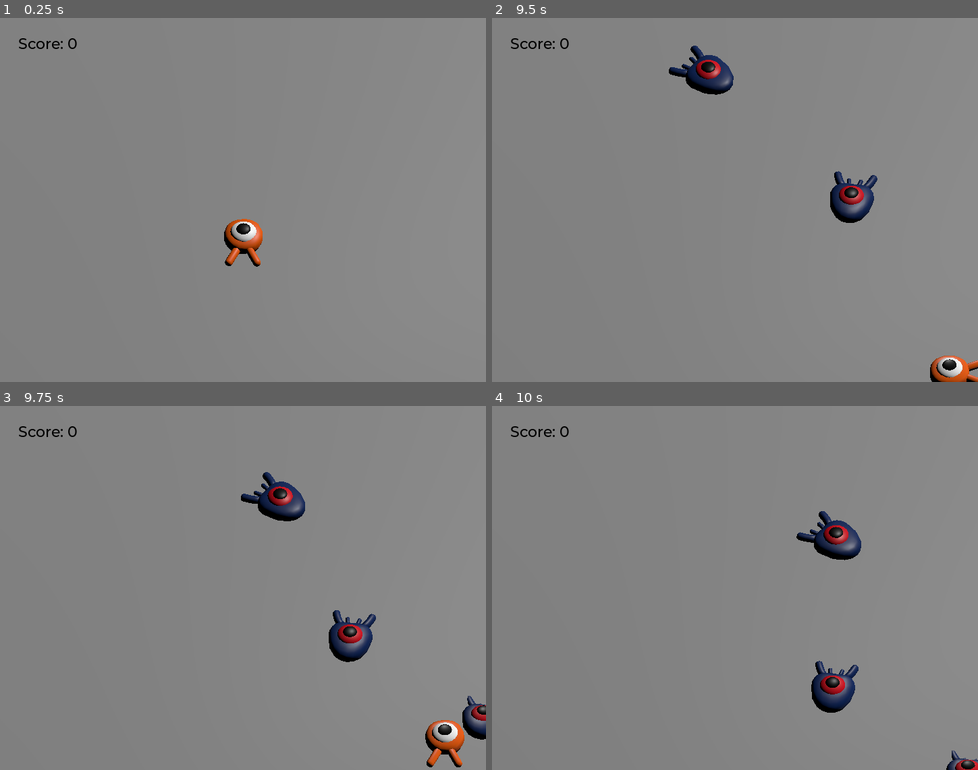
Above: before the commit, frames 1-4 (two rows, left to right).
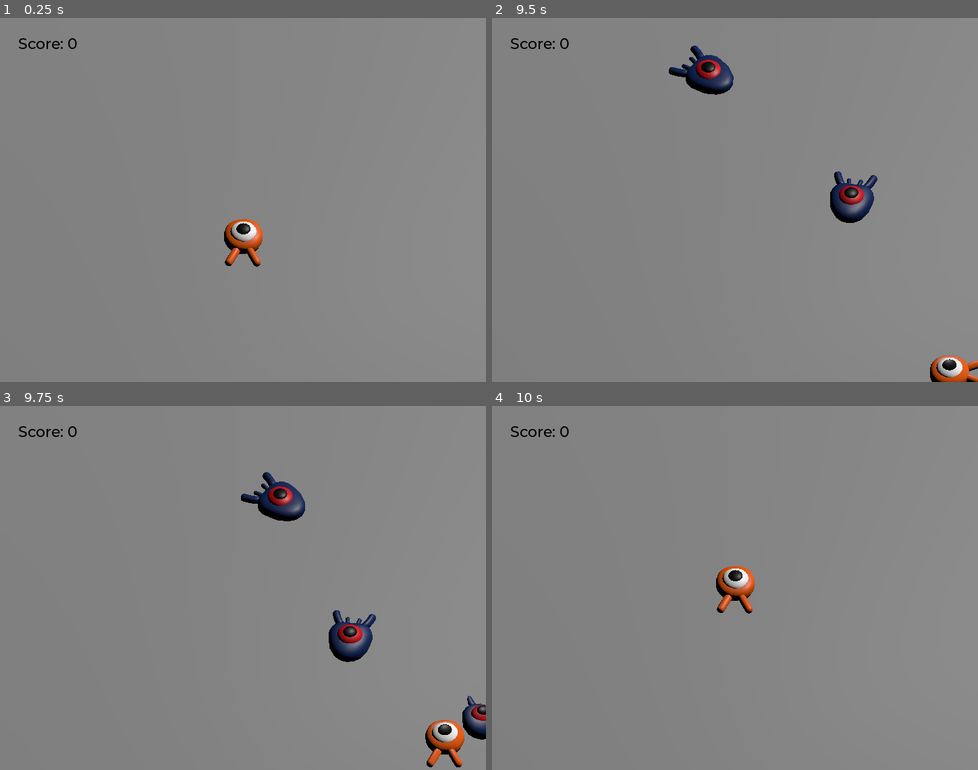
Above: after the commit, the same moments.

Repository: Undelivered-Pizzas/-Godot-DodgeTheCreeps3D
Game: Godot game, scene res://main.tscn
Two runs of this game, one before a commit and one after it. Both use one fixed random seed, a clock stepped at 60 frames per second and the inputs below.
Inputs:
- Up to frame 1 (0.25 s): no input
- Up to frame 2 (9.5 s): tap Enter (ui_accept) at 0.5, 1.35, 2.85, 4.35, 5.85, 7.35, 8.85 s; hold D (move_right) 0.53-1.28 s; hold Enter (ui_accept) 0.53-1.28 s; tap Space (jump) at 0.77, 1.52, 3.02, 3.77, 4.52, 6.02, 6.77, 7.52, 9.02 s; hold S (move_backward) 1.28-2.03 s; hold D (move_right) 2.03-2.78 s; hold Enter (ui_accept) 2.03-2.78 s; hold W (move_forward) 2.78-3.53 s; hold Enter (ui_accept) 3.53-4.28 s; hold A (move_left) 3.53-5.03 s; hold S (move_backward) 5.03-5.78 s; hold Enter (ui_accept) 5.03-5.78 s; hold D (move_right) 5.78-6.53 s; hold W (move_forward) 6.53-7.28 s; hold Enter (ui_accept) 6.53-7.28 s; hold D (move_right) 7.28-8.03 s; hold S (move_backward) 8.03-8.78 s; hold Enter (ui_accept) 8.03-8.78 s; hold A (move_left) from 8.78 s (still down)
- Up to frame 3 (9.75 s): release A (move_left) at 9.53 s; hold W (move_forward) from 9.53 s (still down); hold Enter (ui_accept) from 9.53 s (still down)
- Up to frame 4 (10 s): keep holding W (move_forward); keep holding Enter (ui_accept); tap Space (jump) at 9.77 s

Frames 1-3 are identical in both runs. In frame 4, 2.8% of the frame differs, in the area x 46-100%, y 28-100%.
Error before the commit: Invalid access to property or key '_on_mob_squashed' on a base object of type 'Label (score_label.gd)'. (res://main.gd:36)

Commit message:
Added logic to kill player, score and music

Diff:
--- a/main.gd
+++ b/main.gd
@@ -4,7 +4,7 @@
 
 # Called when the node enters the scene tree for the first time.
 func _ready():
-	pass # Replace with function body.
+	$UserInterface/Retry.hide()
 
 
 # Called every frame. 'delta' is the elapsed time since the previous frame.
@@ -38,3 +38,9 @@
 
 func _on_player_hit():
 	$MobTimer.stop()
+	$UserInterface/Retry.show()
+
+func _unhandled_input(event):
+	if $UserInterface/Retry.visible and event.is_action_pressed("ui_accept"):
+		# Restart the current scene
+		get_tree().reload_current_scene()
--- a/main.tscn
+++ b/main.tscn
@@ -90,9 +90,12 @@
 
 [node name="UserInterface" type="Control" parent="."]
 layout_mode = 3
-anchors_preset = 0
-offset_right = 40.0
-offset_bottom = 40.0
+anchors_preset = 15
+anchor_right = 1.0
+anchor_bottom = 1.0
+grow_horizontal = 2
+grow_vertical = 2
+size_flags_horizontal = 0
 theme = SubResource("Theme_aqlc7")
 
 [node name="ScoreLabel" type="Label" parent="UserInterface"]
@@ -105,5 +108,29 @@
 text = "Score: 0"
 script = ExtResource("5_ge13l")
 
+[node name="Retry" type="ColorRect" parent="UserInterface"]
+layout_mode = 1
+anchors_preset = 15
+anchor_right = 1.0
+anchor_bottom = 1.0
+grow_horizontal = 2
+grow_vertical = 2
+color = Color(0, 0, 0, 0.541176)
+
+[node name="Label" type="Label" parent="UserInterface/Retry"]
+layout_mode = 1
+anchors_preset = 8
+anchor_left = 0.5
+anchor_top = 0.5
+anchor_right = 0.5
+anchor_bottom = 0.5
+offset_left = -115.5
+offset_top = -14.0
+offset_right = 115.5
+offset_bottom = 14.0
+grow_horizontal = 2
+grow_vertical = 2
+text = "Press \"Enter\" to retry"
+
 [connection signal="hit" from="Player" to="." method="_on_player_hit"]
 [connection signal="timeout" from="MobTimer" to="." method="_on_mob_timer_timeout"]
--- /dev/null
+++ b/music_player.tscn
@@ -0,0 +1,7 @@
+[gd_scene load_steps=2 format=3 uid="uid://dfo68koki26m5"]
+
+[ext_resource type="AudioStream" uid="uid://c1ohfdej70b1w" path="res://art/House In a Forest Loop.ogg" id="1_udonx"]
+
+[node name="MusicPlayer" type="AudioStreamPlayer"]
+stream = ExtResource("1_udonx")
+autoplay = true
--- a/project.godot
+++ b/project.godot
@@ -14,6 +14,10 @@
 run/main_scene="res://main.tscn"
 config/features=PackedStringArray("4.2")
 config/icon="res://icon.png"
+
+[autoload]
+
+MusicPlayer="*res://music_player.tscn"
 
 [display]
 
--- a/score_label.gd
+++ b/score_label.gd
@@ -1,3 +1,7 @@
 extends Label
 
 var score = 0
+
+func _on_mob_squashed():
+	score += 1
+	text = "Score: %s" % score
